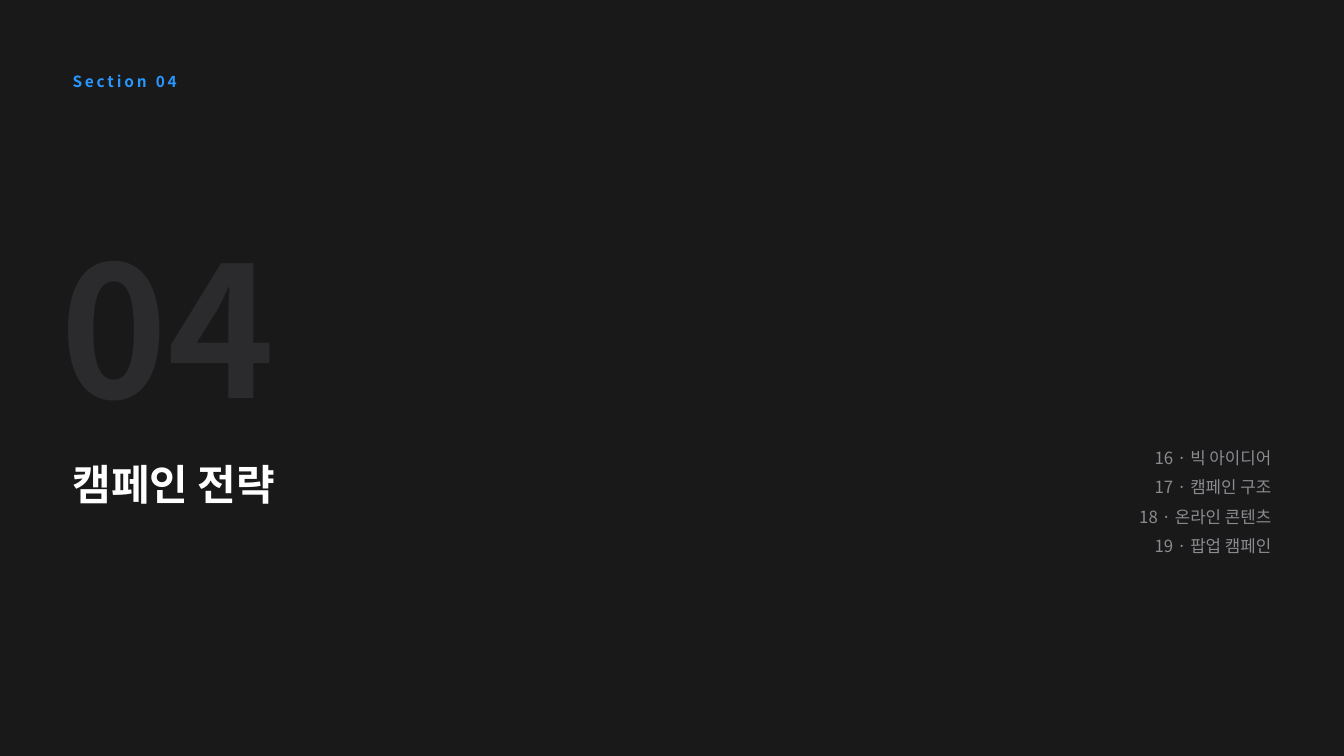
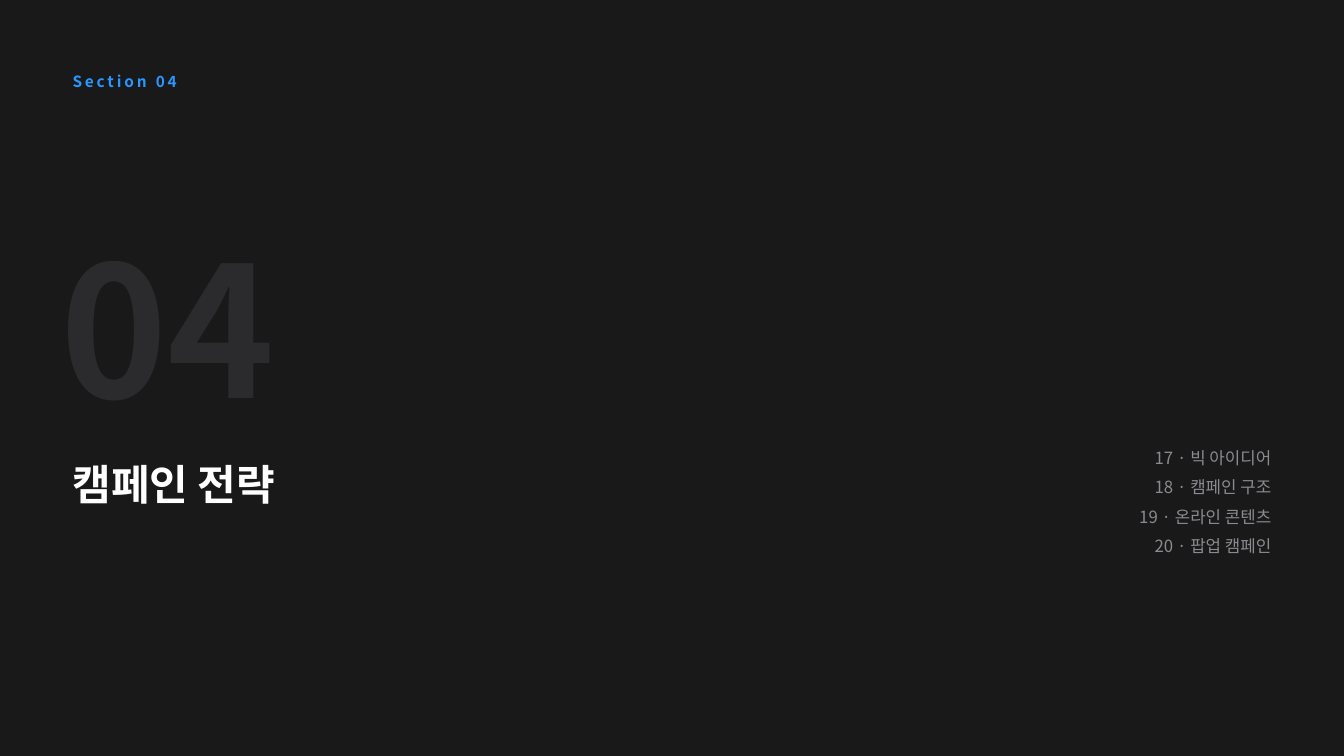
Before and after one commit to PhrenO0/CHAI-AI, a slide deck: slide 21 of 청호나이스-브랜드전략-제안.pptx (slide 20 before the commit). Drawn at 1344x756 pixels with LibreOffice and Linux fonts; fonts in the diff are those of the drawing. Boxes give left, top, right and bottom in pixels: in the first picture for what was removed or moved away, otherwise in the second. Text is boxed around its words. In the diff, an @@ line names an element or a change of style, - is before the commit and + after.

```diff
--- a/청호나이스-브랜드전략-제안.pptx
+++ b/청호나이스-브랜드전략-제안.pptx
@@ text at [1139,450,1271,553]: text changed @@
-16 · 빅 아이디어
-17 · 캠페인 구조
-18 · 온라인 콘텐츠
-19 · 팝업 캠페인
+17 · 빅 아이디어
+18 · 캠페인 구조
+19 · 온라인 콘텐츠
+20 · 팝업 캠페인
```
Also in this commit, not shown: 11 other slides changed, 1 slide added, 1 other file.
